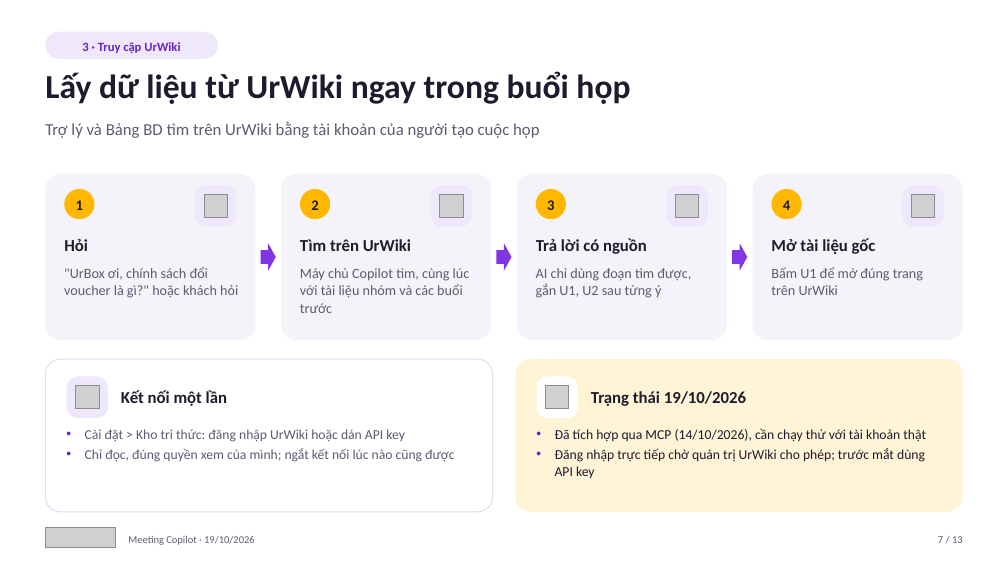
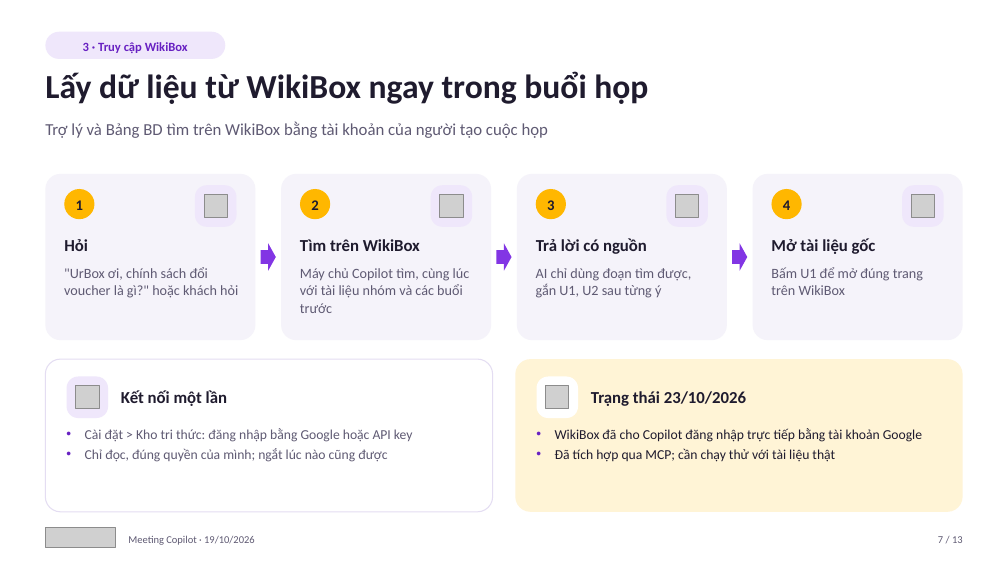
Before and after one commit to phucbh-hue/metting-assistant, a slide deck: slide 7 of docs/pitch/UrBox Meeting Copilot - Trinh bay 19.10.2026.pptx. Drawn at 1008x567 pixels with LibreOffice and Linux fonts; fonts in the diff are those of the drawing; grey boxes stand for pictures. Boxes give left, top, right and bottom in pixels: in the first picture for what was removed or moved away, otherwise in the second. Text is boxed around its words. In the diff, an @@ line names an element or a change of style, - is before the commit and + after.

```diff
--- a/docs/pitch/UrBox Meeting Copilot - Trinh bay 19.10.2026.pptx
+++ b/docs/pitch/UrBox Meeting Copilot - Trinh bay 19.10.2026.pptx
@@ rounded rectangle "3 · Truy cập WikiBox": place and size @@
-rounded rectangle "3 · Truy cập WikiBox" at (45, 32, 218, 59)
+rounded rectangle "3 · Truy cập WikiBox" at (45, 32, 225, 59)
@@ text in rounded rectangle at (83, 42, 188, 53): text changed @@
-3 · Truy cập UrWiki
+3 · Truy cập WikiBox
@@ text at (45, 71, 648, 104): text changed @@
-Lấy dữ liệu từ UrWiki ngay trong buổi họp
+Lấy dữ liệu từ WikiBox ngay trong buổi họp
@@ text at (45, 122, 548, 138): text changed @@
-Trợ lý và Bảng BD tìm trên UrWiki bằng tài khoản của người tạo cuộc họp
+Trợ lý và Bảng BD tìm trên WikiBox bằng tài khoản của người tạo cuộc họp
@@ text at (300, 239, 420, 251): text changed @@
-Tìm trên UrWiki
+Tìm trên WikiBox
@@ text at (771, 267, 923, 295): text changed @@
-Bấm U1 để mở đúng trang trên UrWiki
+Bấm U1 để mở đúng trang trên WikiBox
@@ text at (591, 391, 746, 406): text changed @@
-Trạng thái 19/10/2026
+Trạng thái 23/10/2026
@@ text at (85, 428, 413, 462): text changed @@
-• Cài đặt > Kho tri thức: đăng nhập UrWiki hoặc dán API key
-• Chỉ đọc, đúng quyền xem của mình; ngắt kết nối lúc nào cũng được
+• Cài đặt > Kho tri thức: đăng nhập bằng Google hoặc API key
+• Chỉ đọc, đúng quyền của mình; ngắt lúc nào cũng được
@@ text at (555, 428, 922, 462): text changed @@
-• Đã tích hợp qua MCP (14/10/2026), cần chạy thử với tài khoản thật
-• Đăng nhập trực tiếp chờ quản trị UrWiki cho phép; trước mắt dùng API key
+• WikiBox đã cho Copilot đăng nhập trực tiếp bằng tài khoản Google
+• Đã tích hợp qua MCP; cần chạy thử với tài liệu thật
```
Also in this commit, not shown: 8 other slides changed, 8 other files.
